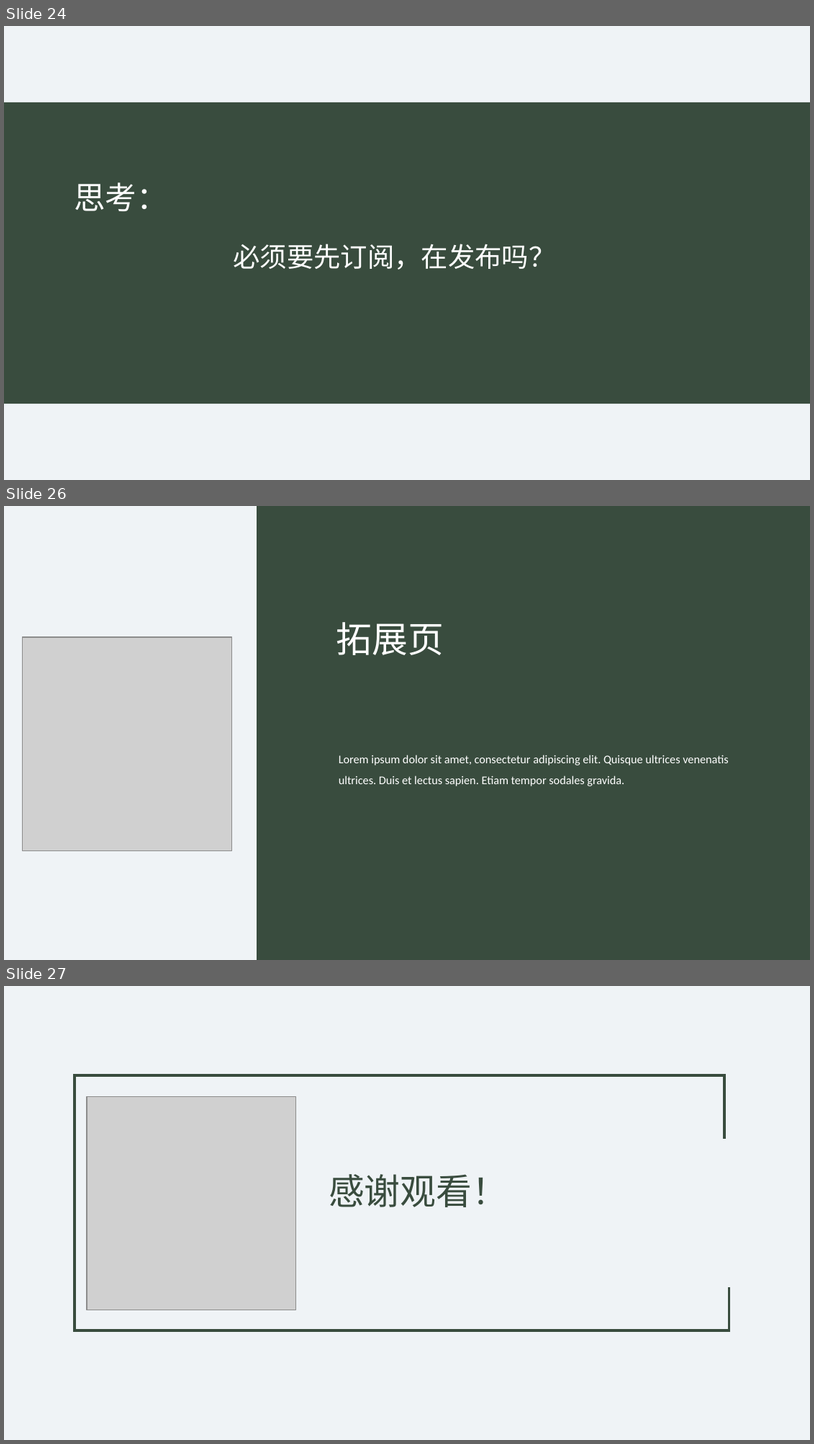
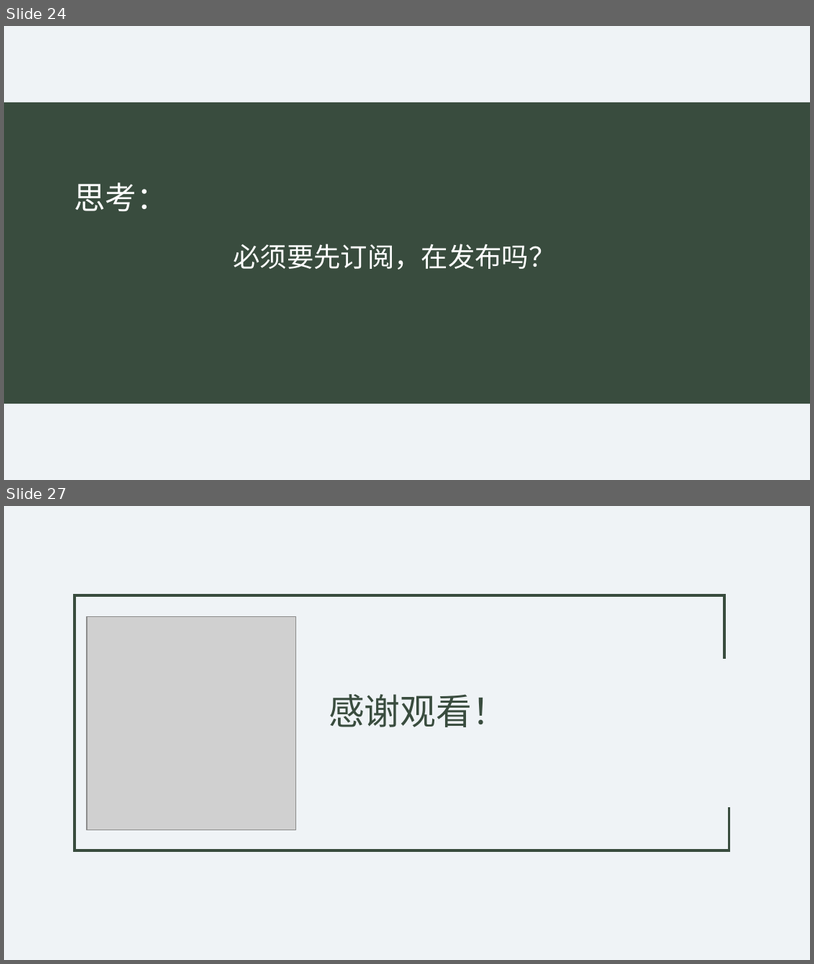
Before and after one commit to HTML-Worker/Design_Pattern_Sharing, a slide deck: doc/设计模式.pptx. Shown one above the other, each under a label of ours: slides 24, 26 and 27 before the commit, slides 24 and 27 after it; the slides between them are not shown. The pictures are 814x1444 and 814x964 pixels, drawn with LibreOffice and Linux fonts; fonts in the diff are those of the drawing; grey boxes stand for pictures. Boxes give left, top, right and bottom in pixels: in the first picture for what was removed or moved away, otherwise in the second. Text is boxed around its words. In the diff, an @@ line names an element or a change of style, - is before the commit and + after.

```diff
--- a/doc/设计模式.pptx
+++ b/doc/设计模式.pptx
@@ slide 26 removed at <box>4,506,810,960</box>, background #EFF3F6 @@
@@ rectangle removed at <box>257,506,810,959</box> @@
@@ text removed at <box>337,622,444,655</box> @@
-拓展页
@@ picture removed at <box>23,638,232,850</box> @@
@@ text removed at <box>339,754,728,786</box> @@
-Lorem ipsum dolor sit amet, consectetur adipiscing elit. Quisque ultrices venenatis ultrices. Duis et lectus sapien. Etiam tempor sodales gravida.
```
Also in this commit, not shown: 4 slides changed, 1 slide added, 1 other file.
